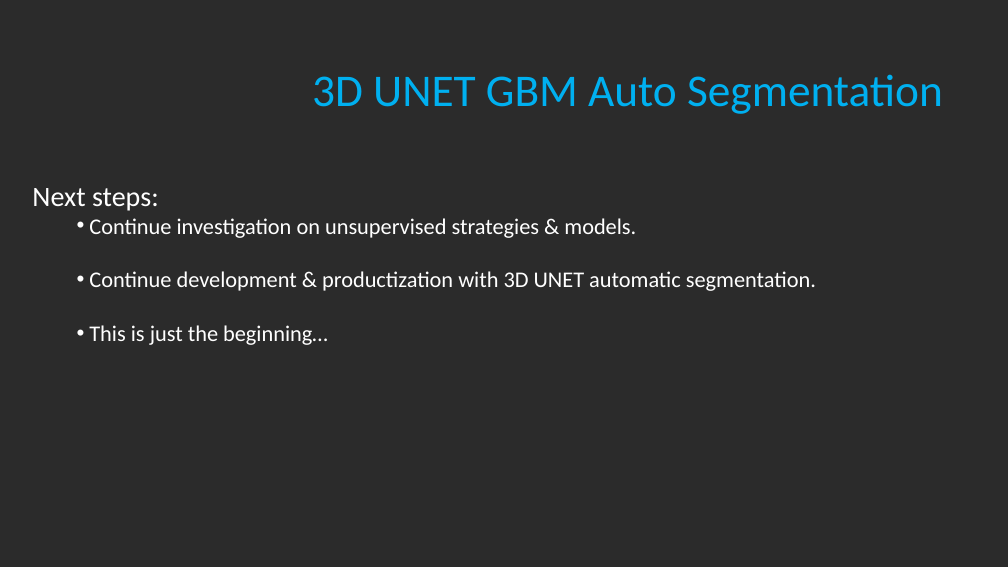
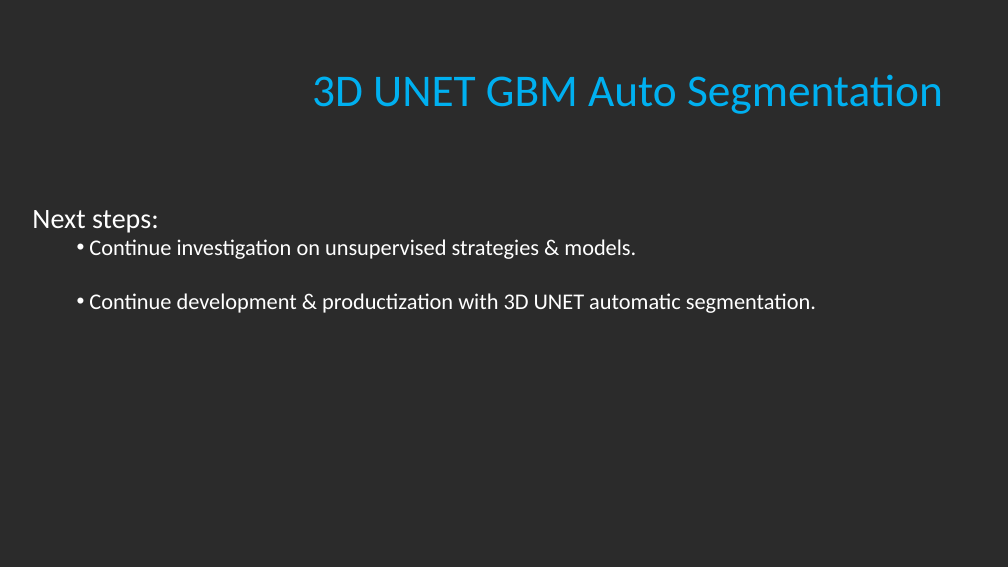
Before and after one commit to daniel-chervin/DS18_FinalProject, a slide deck: slide 17 of ds18_GBM_Autosegmentation.pptx. Drawn at 1008x567 pixels with LibreOffice and Linux fonts; fonts in the diff are those of the drawing; background and template pictures are left out; a plain dark background stands for a picture behind light text. Boxes give left, top, right and bottom in pixels: in the first picture for what was removed or moved away, otherwise in the second. Text is boxed around its words. In the diff, an @@ line names an element or a change of style, - is before the commit and + after.

```diff
--- a/ds18_GBM_Autosegmentation.pptx
+++ b/ds18_GBM_Autosegmentation.pptx
@@ text "Next steps:": place and size @@
-text "Next steps:" at <box>32,188,816,345</box>
+text "Next steps:" at <box>32,210,816,313</box>
@@ text at <box>89,325,328,345</box>: paragraph removed @@
-  • This is just the beginning…
```
Also in this commit, not shown: 1 other slide changed.
